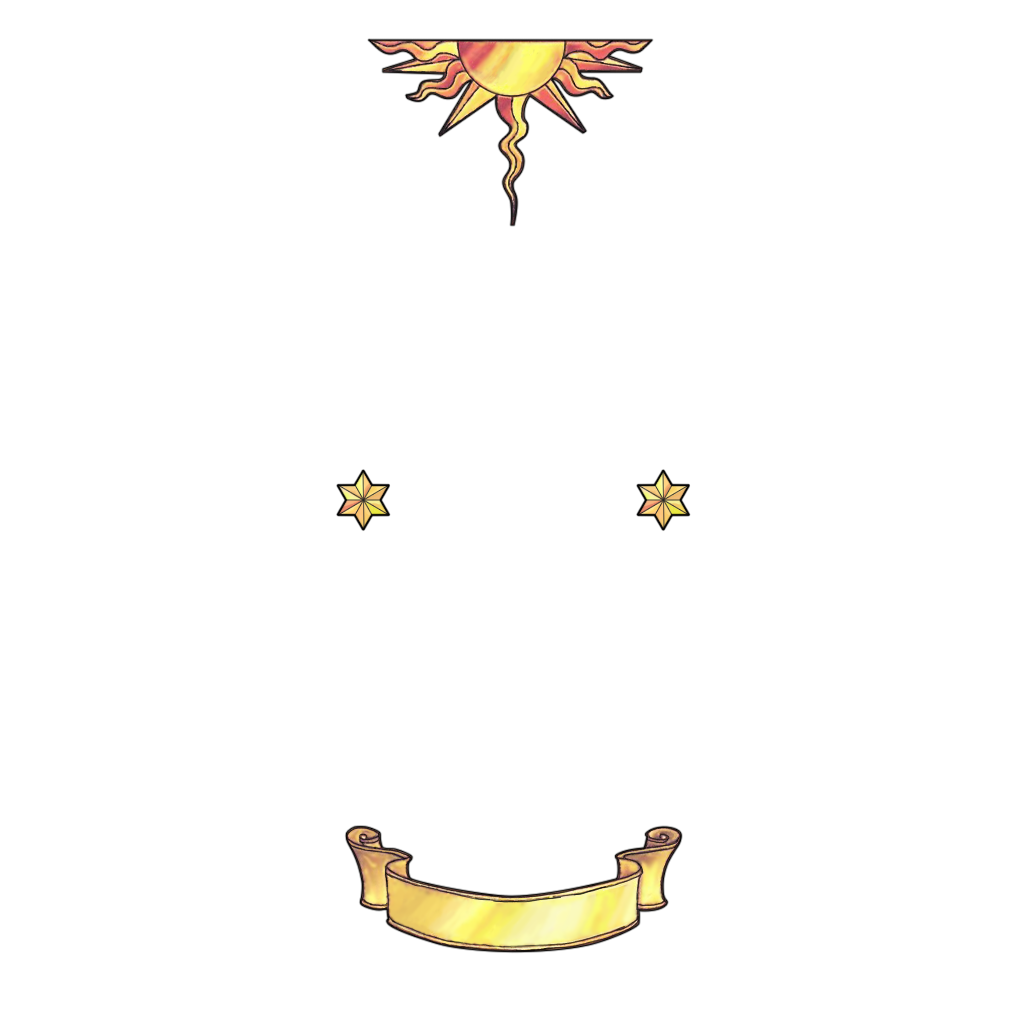
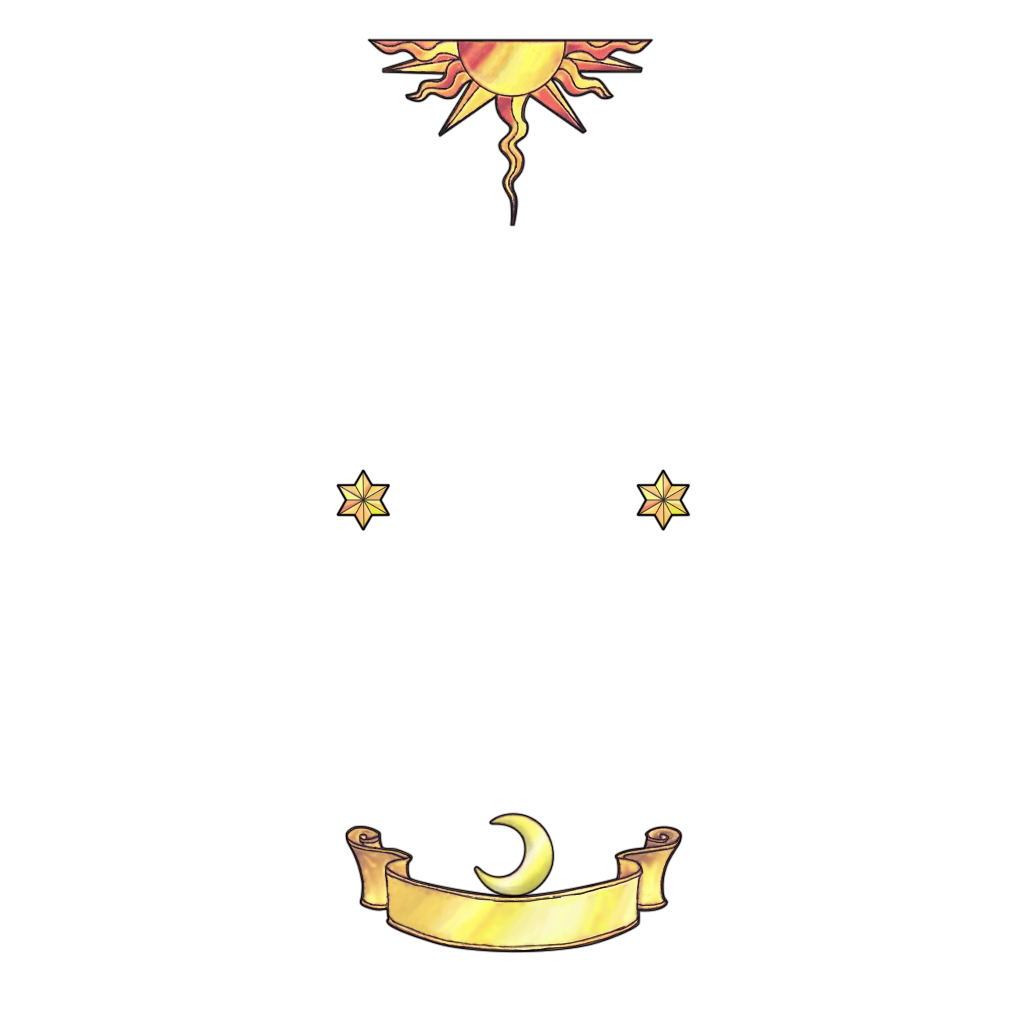
Comparing the layer stacks of the two 1024 x 1024 images. Changes:
painted on "frame" over 473, 812, 555, 898
added layer "图层 1" above "rare" over 474, 813, 554, 897
